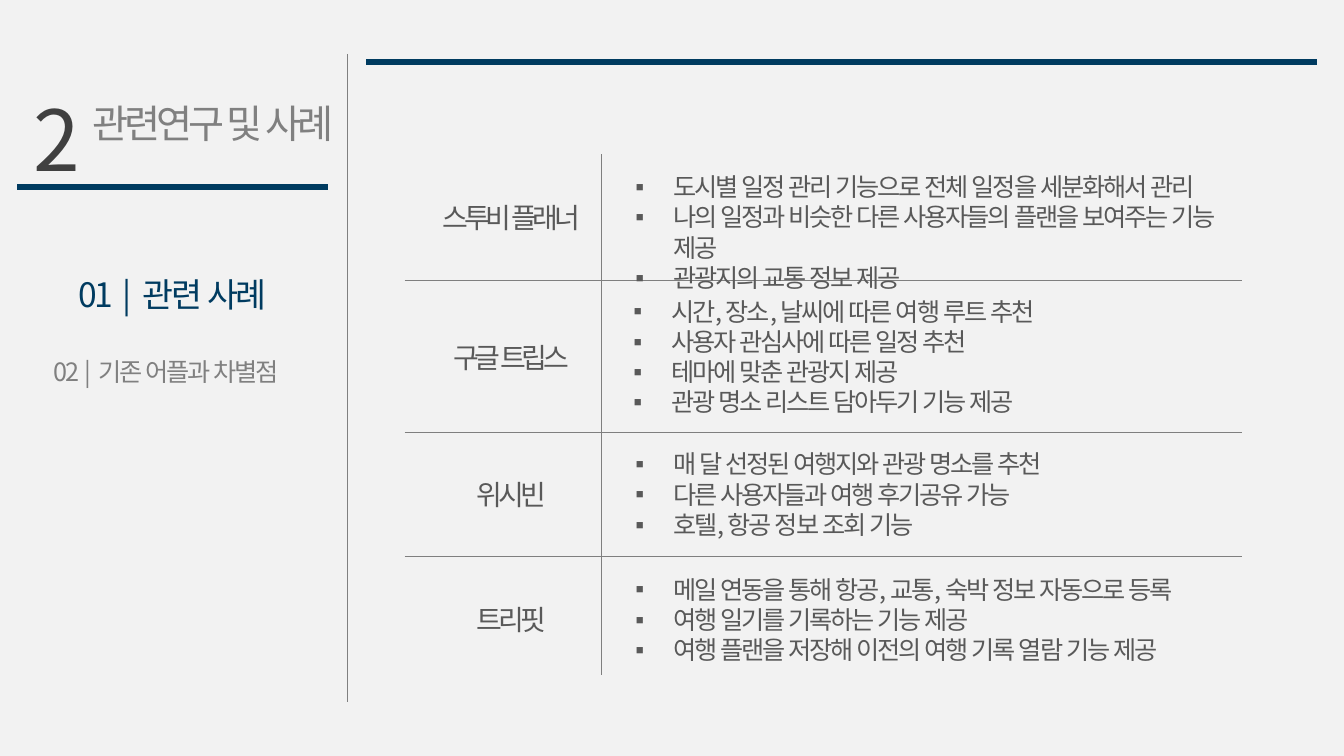
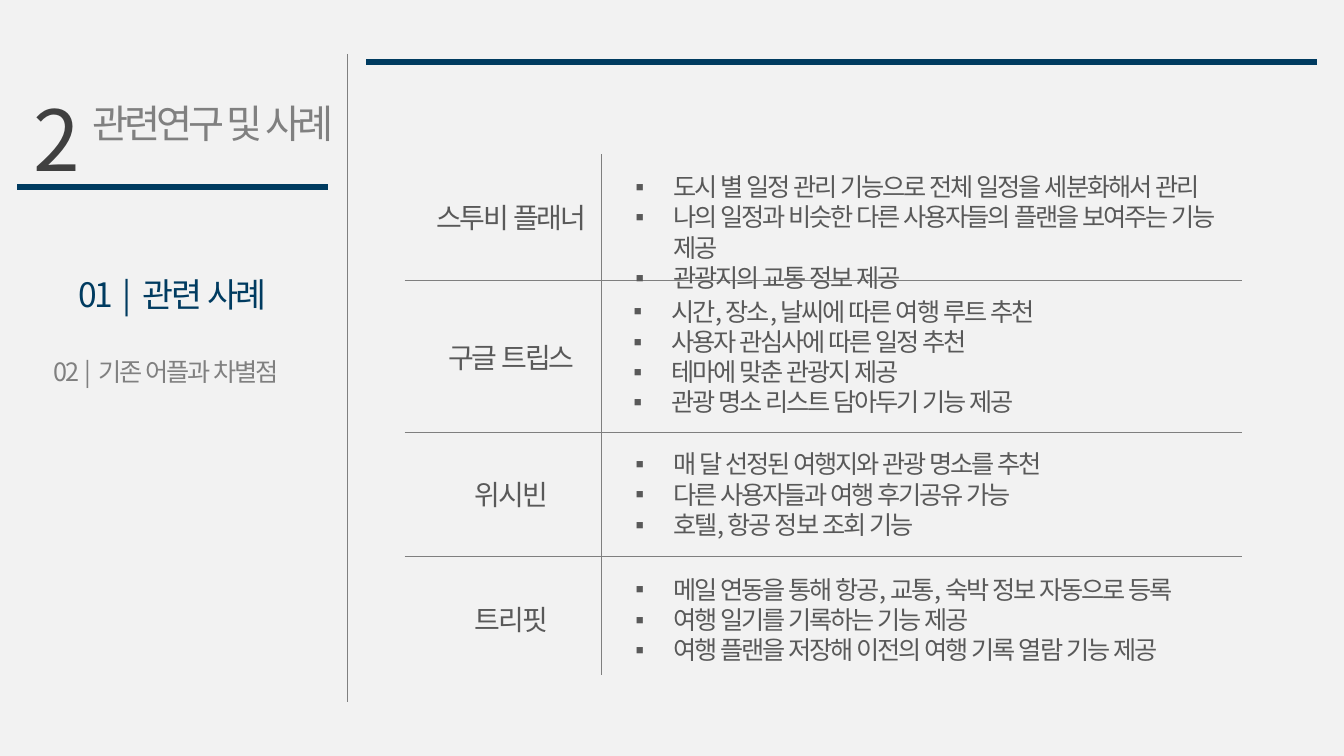
Before and after one commit to gmlrud1211/project, a slide deck: slide 8 of document/제안서.pptx. Drawn at 1344x756 pixels with LibreOffice and Linux fonts; fonts in the diff are those of the drawing. Boxes give left, top, right and bottom in pixels: in the first picture for what was removed or moved away, otherwise in the second. Text is boxed around its words. In the diff, an @@ line names an element or a change of style, - is before the commit and + after.

```diff
--- a/document/제안서.pptx
+++ b/document/제안서.pptx
@@ text at bbox=[673, 175, 1199, 198]: spaces changed @@
-▪ 도시별 일정 관리 기능으로 전체 일정을 세분화해서 관리
+▪ 도시 별 일정 관리 기능으로 전체 일정을 세분화해서 관리
@@ letter spacing -3 to -1.5 pt in 4 elements at bbox=[436, 205, 586, 230], bbox=[448, 345, 574, 370], bbox=[475, 482, 548, 507], bbox=[475, 607, 548, 632] @@
```
Also in this commit, not shown: 12 other slides changed, 4 slides added.
